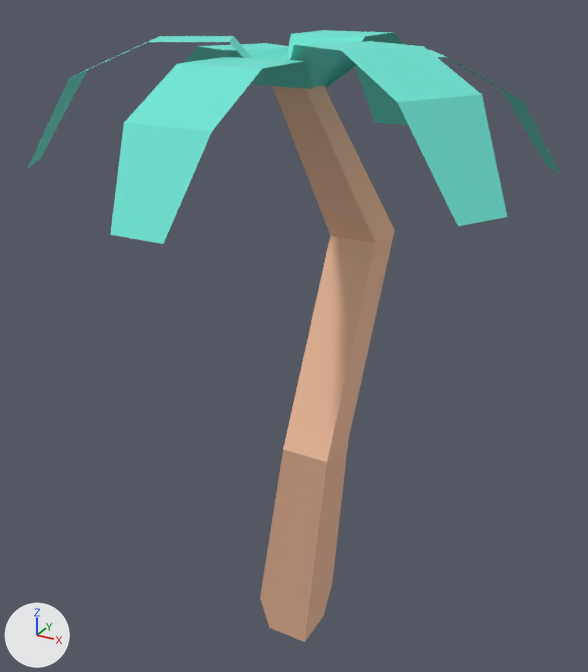
Before and after pictures for a commit that changed the glTF model assets/nature_kit/tree_palmBend.glb.
Before and after are seen from a 50 mm camera at (0.761, -1.397, 1.432) aimed at (-0.022, 0.027, 0.719). The lights are fixed; the arrows at lower left show +X, +Y and +Z. The older version comes first. Where no turn or scale is listed for an object, it has been applied to the vertices.

Objects in the first picture: 'tree_palmBend'.
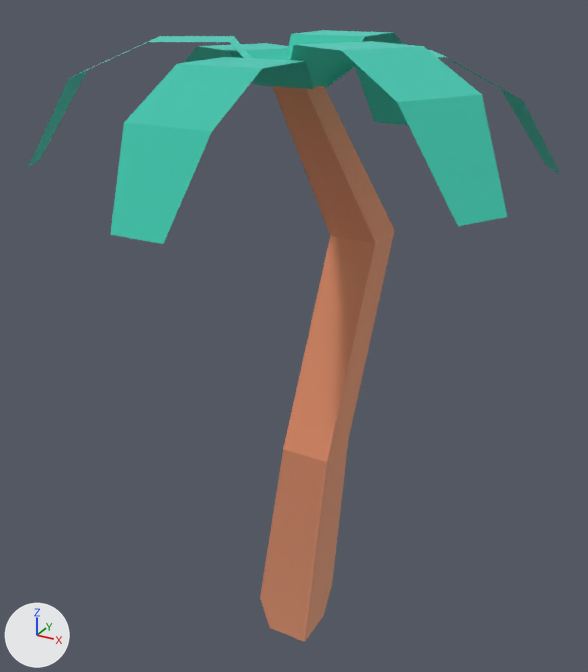
Location of each change, (x1, y1, x2, y2) in pixels of the pictures (588 x 672 px):
'tree_palmBend', surface changed
    both: (27, 30, 560, 642)

Patch to the scene script:
```diff
--- a/assets/nature_kit/tree_palmBend.glb.py
+++ b/assets/nature_kit/tree_palmBend.glb.py
@@ mat_leafsgreen @@
 mat_leafsgreen.base_color = (0.161, 0.788, 0.671)  # cyan #70e6d6
-mat_leafsgreen.metallic = 0.05
-mat_leafsgreen.roughness = 0.85
+mat_leafsgreen.metallic = 1.0
+mat_leafsgreen.roughness = 1.0
@@ mat_woodbark @@
 mat_woodbark.base_color = (0.886, 0.514, 0.341)  # beige #f2be9e
-mat_woodbark.metallic = 0.05
+mat_woodbark.metallic = 1.0
 mat_woodbark.roughness = 0.85
@@ ob_tmpparent @@
-ob_tmpparent = bpy.data.objects.new('tmpParent', None)
-ob_tmpparent.location = (0.0, 0.0, 0.0)
```
